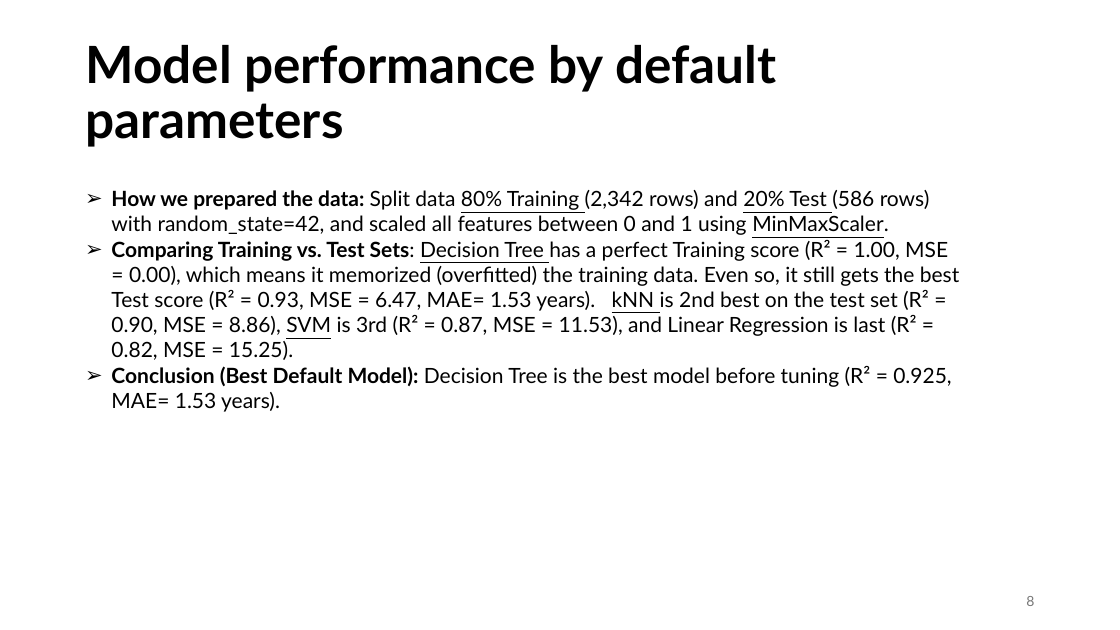
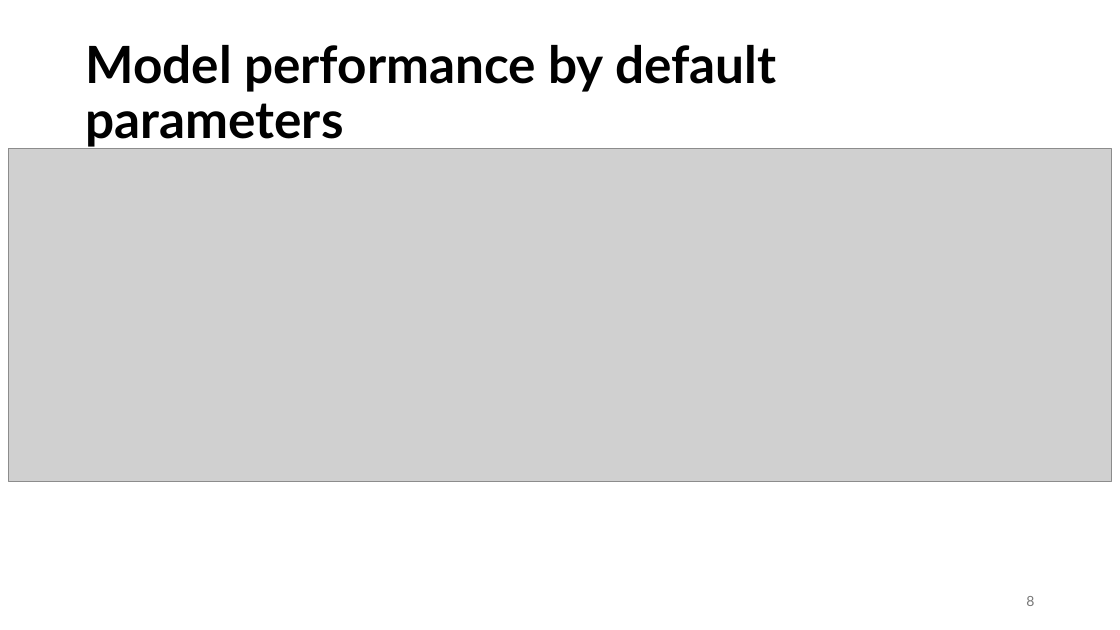
Before and after one commit to azelarabchakour/Data-science-assignments, a slide deck: slide 8 of Assignment-1/Assignment-1-present.pptx. Drawn at 1120x630 pixels with LibreOffice and Linux fonts; fonts in the diff are those of the drawing; grey boxes stand for pictures. Boxes give left, top, right and bottom in pixels: in the first picture for what was removed or moved away, otherwise in the second. Text is boxed around its words. In the diff, an @@ line names an element or a change of style, - is before the commit and + after.

Commit message:
minor UI changes in regression

```diff
--- a/Assignment-1/Assignment-1-present.pptx
+++ b/Assignment-1/Assignment-1-present.pptx
@@ picture added at <box>9,149,1112,481</box> @@
@@ text removed at <box>111,190,959,412</box> @@
-➢ How we prepared the data: Split data 80% Training (2,342 rows) and 20% Test (586 rows) with random_state=42, and scaled all features between 0 and 1 using MinMaxScaler.
-➢ Comparing Training vs. Test Sets: Decision Tree has a perfect Training score (R² = 1.00, MSE = 0.00), which means it memorized (overfitted) the training data. Even so, it still gets the best Test score (R² = 0.93, MSE = 6.47, MAE= 1.53 years). kNN is 2nd best on the test set (R² = 0.90, MSE = 8.86), SVM is 3rd (R² = 0.87, MSE = 11.53), and Linear Regression is last (R² = 0.82, MSE = 15.25).
-➢ Conclusion (Best Default Model): Decision Tree is the best model before tuning (R² = 0.925, MAE= 1.53 years).
```
Also in this commit, not shown: 10 other slides changed, 1 slide added, 1 slide removed, 2 other files.
